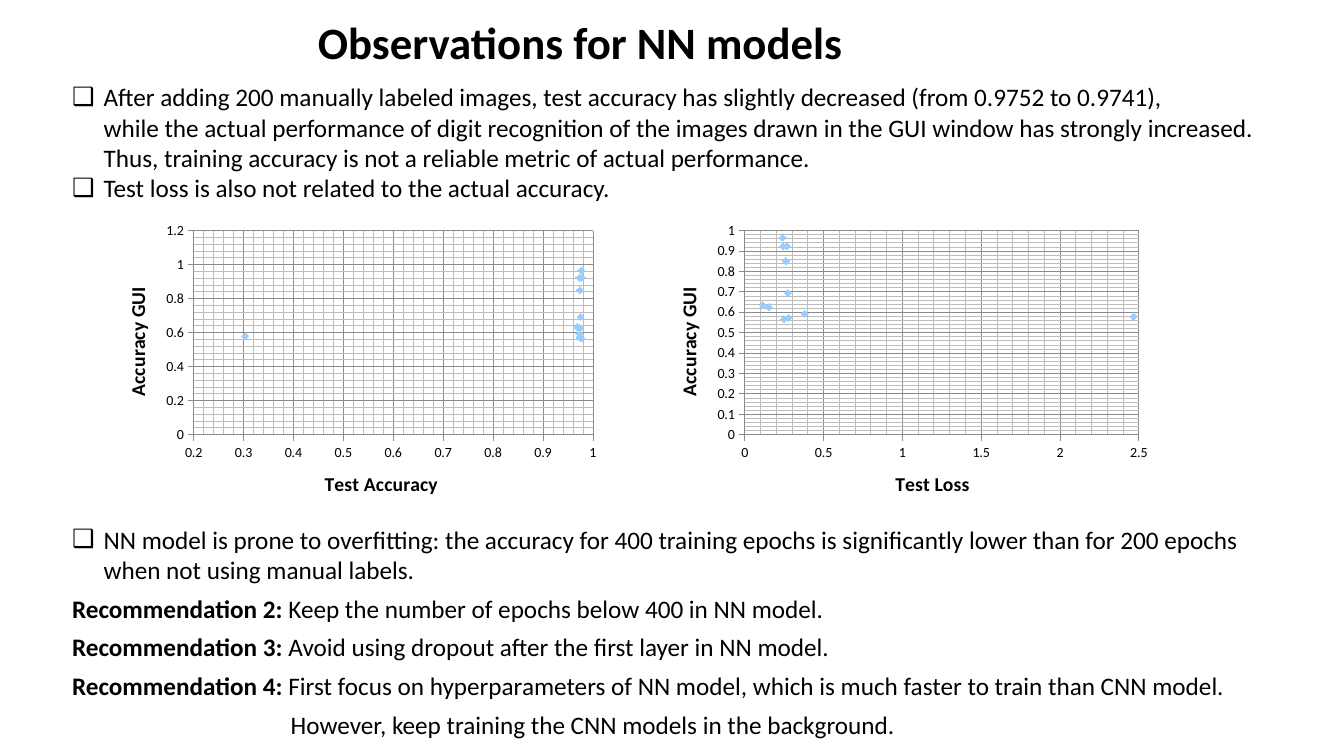
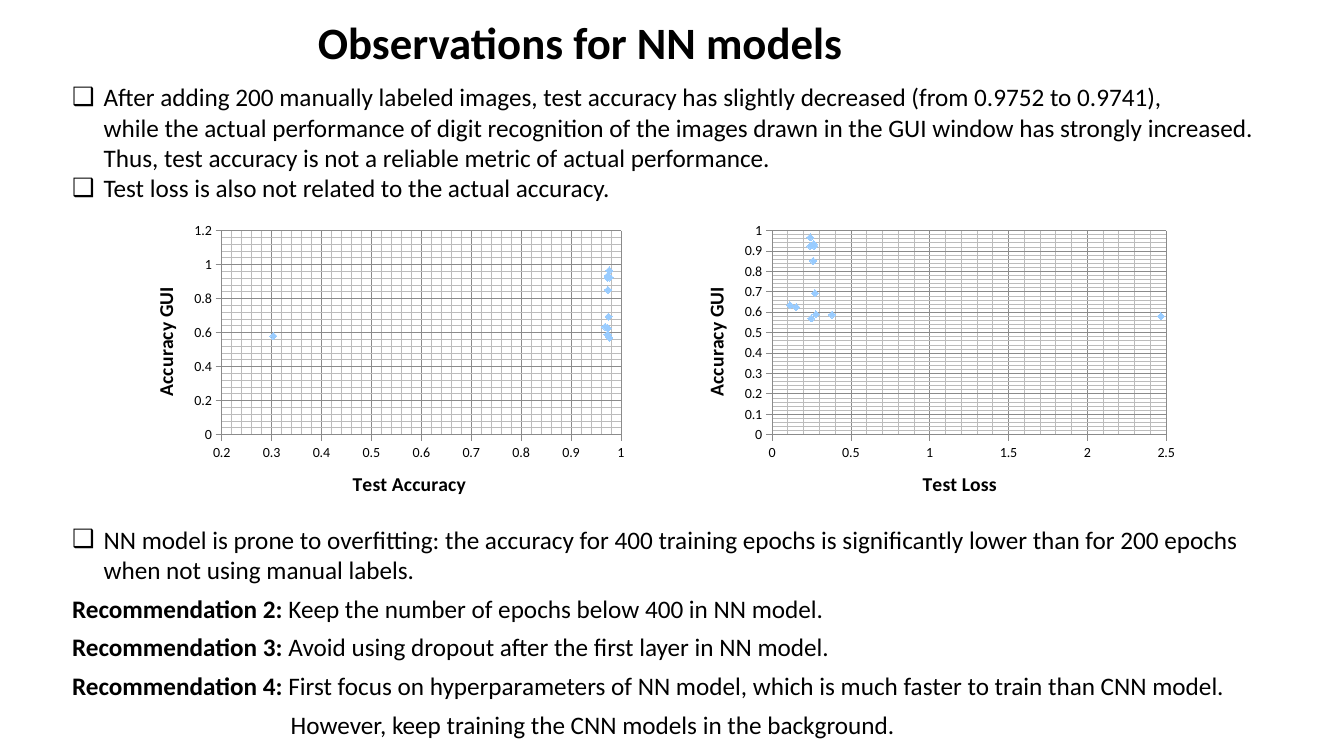
Before and after one commit to ysereda/Springboard, a slide deck: slide 7 of Capstone3_DigitRecognition_CNN.Presentation.pptx. Drawn at 1344x756 pixels with LibreOffice and Linux fonts; fonts in the diff are those of the drawing. Boxes give left, top, right and bottom in pixels: in the first picture for what was removed or moved away, otherwise in the second. Text is boxed around its words. In the diff, an @@ line names an element or a change of style, - is before the commit and + after.

```diff
--- a/Capstone3_DigitRecognition_CNN.Presentation.pptx
+++ b/Capstone3_DigitRecognition_CNN.Presentation.pptx
@@ text at <box>104,87,1253,171</box>: text changed @@
-❑ After adding 200 manually labeled images, test accuracy has slightly decreased (from 0.9752 to 0.9741),
-  while the actual performance of digit recognition of the images drawn in the GUI window has strongly increased.
-  Thus, training accuracy is not a reliable metric of actual performance.
+❑ After adding 200 manually labeled images, test accuracy has slightly decreased (from 0.9752 to 0.9741),
+  while the actual performance of digit recognition of the images drawn in the GUI window has strongly increased.
+  Thus, test accuracy is not a reliable metric of actual performance.
@@ scatter chart at <box>131,217,635,519</box> @@
-Series 1: (0.98, 0.69), (0.97, 0.57), (0.98, 0.57), (0.97, 0.62), (0.97, 0.64), (0.3, 0.58), (0.97, 0.85), (0.98, 0.92), (0.97, 0.92), (0.98, 0.97), (0.97, 0.59)
+Series 1: (0.98, 0.69), (0.97, 0.59), (0.98, 0.57), (0.97, 0.62), (0.97, 0.64), (0.3, 0.58), (0.97, 0.85), (0.98, 0.92), (0.97, 0.92), (0.98, 0.97), (0.97, 0.93), (0.97, 0.59)
@@ category axis changed @@
@@ scatter chart: place and size @@
-scatter chart at <box>103,217,607,519</box>
+scatter chart at <box>131,217,635,519</box>
@@ scatter chart: place and size @@
-scatter chart at <box>653,217,1157,519</box>
+scatter chart at <box>682,217,1186,519</box>
@@ scatter chart at <box>682,217,1186,519</box> @@
-Series 1: (0.27, 0.69), (0.28, 0.57), (0.25, 0.57), (0.15, 0.62), (0.11, 0.64), (2.47, 0.58), (0.26, 0.85), (0.24, 0.92), (0.27, 0.92), (0.24, 0.97), (0.38, 0.59)
+Series 1: (0.27, 0.69), (0.28, 0.59), (0.25, 0.57), (0.15, 0.62), (0.11, 0.64), (2.47, 0.58), (0.26, 0.85), (0.24, 0.92), (0.27, 0.92), (0.24, 0.97), (0.26, 0.93), (0.38, 0.59)
@@ category axis changed @@
```
Also in this commit, not shown: 3 other slides changed, 3 other files.
